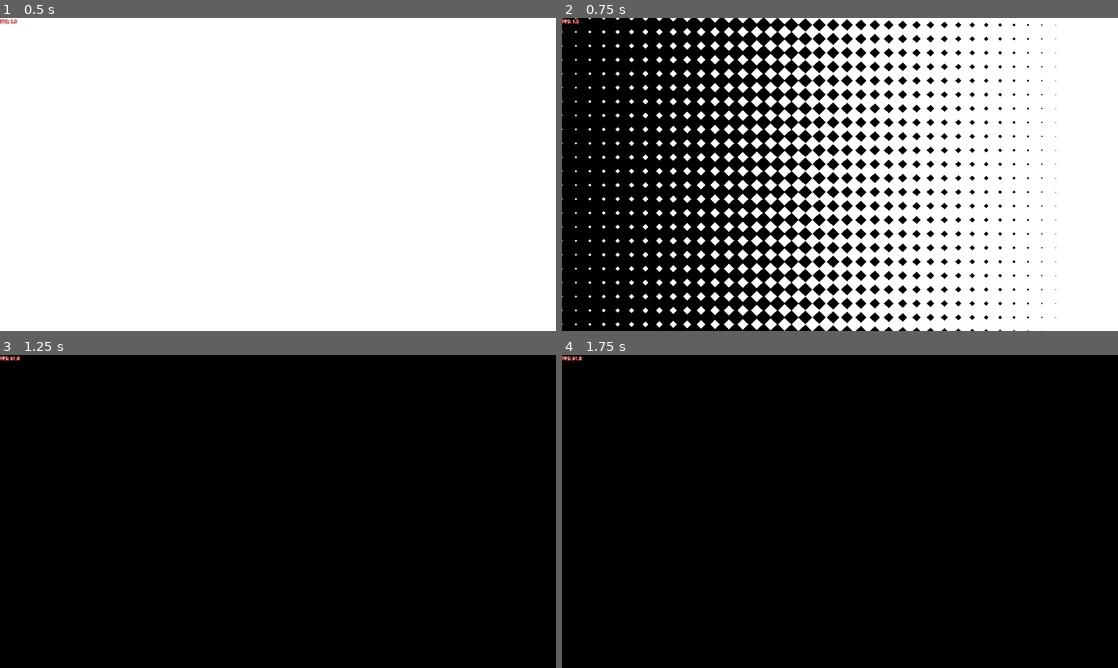
Above: before the commit, frames 1-4 (two rows, left to right).
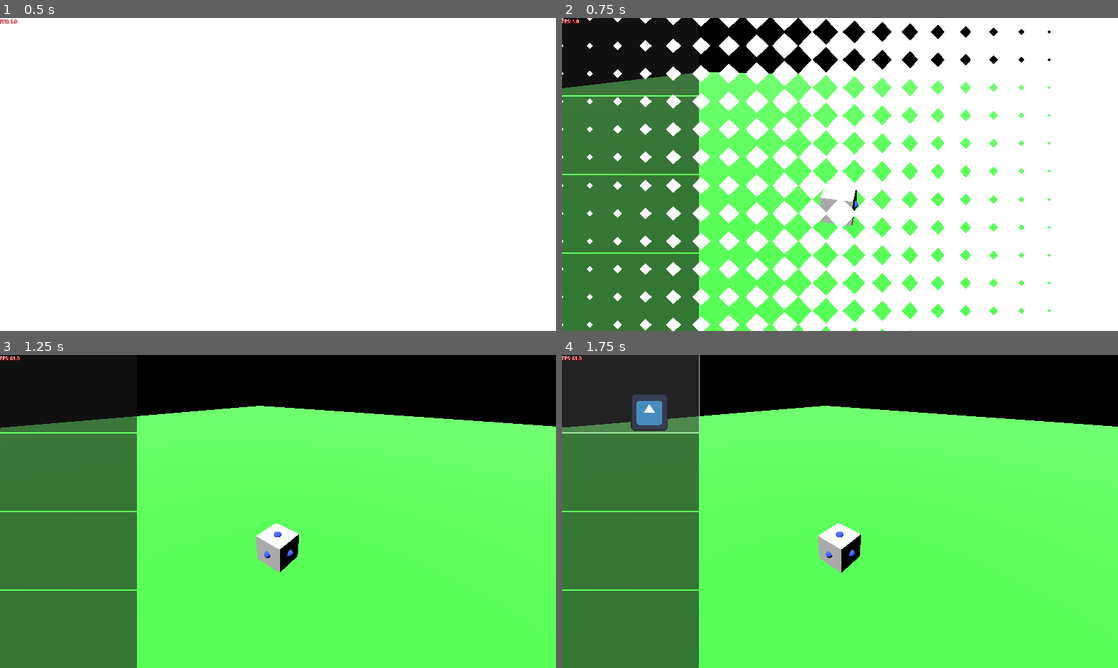
Above: after the commit, the same moments.

Repository: SuperGoon97/CAPJam2025
Game: Godot game, scene res://Scenes/Core/GameCore/game_core.tscn
The game is run twice, just before and just after one commit, with the same random seed, the same clock (stepped at 60 frames per second) and the same inputs. The engine's default icon, where the game draws it, is replaced by a stand-in: a white triangle on a blue panel in a dark square.
Inputs (mouse positions are in pixels of both pictures, inside the frame that each line leads up to):
- Up to frame 1 (0.5 s): no input
- Up to frame 2 (0.75 s): move the mouse to (962, 158) at 0.52 s; hold Right (Right, bound only after the commit) from 0.53 s (still down); click (962, 158) at 0.67 s
- Up to frame 3 (1.25 s): keep holding Right (Right, bound only after the commit)
- Up to frame 4 (1.75 s): release Right (Right, bound only after the commit) at 1.25 s; click (628, 392) at 1.27 s

Frame 1 is identical in both runs. In frame 2, 50% of the frame differs, in the area x 0-89%, y 0-100%; in frame 3, 80%; in frame 4, 85%, in the area x 0-100%, y 0-100%.

Commit message:
Build system created

Diff:
--- /dev/null
+++ b/template/Assets/Materials/floor_material.tres
@@ -0,0 +1,4 @@
+[gd_resource type="StandardMaterial3D" format=3 uid="uid://d03e7tlal2wwt"]
+
+[resource]
+albedo_color = Color(0.12827, 0.5326881, 0.12623405, 1)
--- /dev/null
+++ b/template/Assets/Materials/socket_material.tres
@@ -0,0 +1,4 @@
+[gd_resource type="StandardMaterial3D" format=3 uid="uid://dfhma43q3ius4"]
+
+[resource]
+albedo_color = Color(0.12941177, 0.20392157, 1, 1)
--- /dev/null
+++ b/template/Scenes/GameScenes/LevelScene/game_scene_3d.tscn
@@ -0,0 +1,62 @@
+[gd_scene load_steps=10 format=3 uid="uid://b84amjk0syb81"]
+
+[ext_resource type="Script" uid="uid://8x0m53kjcw14" path="res://Scripts/Scene Management/scene_base_3d.gd" id="1_gosoi"]
+[ext_resource type="Script" uid="uid://5bngowlite7i" path="res://Scripts/Scene Management/world_origin.gd" id="2_nwiwi"]
+[ext_resource type="Script" uid="uid://djivrtbh6jgne" path="res://Scripts/Class/Utility/auto_layer.gd" id="3_4ppc3"]
+[ext_resource type="Environment" uid="uid://lv771tblxdxi" path="res://Scripts/Resources/Enviroments/default_enviroment.tres" id="3_ah5qe"]
+[ext_resource type="Material" uid="uid://d03e7tlal2wwt" path="res://Assets/Materials/floor_material.tres" id="3_ln5ex"]
+[ext_resource type="Script" uid="uid://dwtfw48mq3nwf" path="res://Scripts/Game/Camera/camera_controller.gd" id="4_ot84h"]
+[ext_resource type="PackedScene" uid="uid://dq71jhoy1v8ij" path="res://Scenes/GameScenes/RocketScenes/rocket_body_test.tscn" id="6_t0qif"]
+
+[sub_resource type="PlaneMesh" id="PlaneMesh_uumfr"]
+size = Vector2(100, 100)
+
+[sub_resource type="BoxShape3D" id="BoxShape3D_ln5ex"]
+size = Vector3(100, 0.2, 100)
+
+[node name="scene_base_3d" type="Node3D"]
+script = ExtResource("1_gosoi")
+
+[node name="World Origin" type="Node3D" parent="."]
+script = ExtResource("2_nwiwi")
+
+[node name="Stage" type="Node3D" parent="World Origin"]
+
+[node name="MeshInstance3D" type="MeshInstance3D" parent="World Origin/Stage"]
+material_override = ExtResource("3_ln5ex")
+mesh = SubResource("PlaneMesh_uumfr")
+skeleton = NodePath("../../..")
+
+[node name="StaticBody3D" type="StaticBody3D" parent="World Origin/Stage/MeshInstance3D"]
+
+[node name="CollisionShape3D" type="CollisionShape3D" parent="World Origin/Stage/MeshInstance3D/StaticBody3D"]
+shape = SubResource("BoxShape3D_ln5ex")
+
+[node name="Enviroment" type="Node" parent="World Origin"]
+
+[node name="WorldEnvironment" type="WorldEnvironment" parent="World Origin/Enviroment"]
+environment = ExtResource("3_ah5qe")
+
+[node name="DirectionalLight3D" type="DirectionalLight3D" parent="World Origin/Enviroment"]
+transform = Transform3D(0.68292964, 0.69741493, -0.21730065, 0, 0.29747483, 0.9547297, 0.7304842, -0.6520132, 0.20315439, -2.8322606, 7.8815365, 4.0341644)
+light_energy = 4.0
+light_indirect_energy = 3.0
+light_angular_distance = 30.0
+
+[node name="CameraPivotPoint" type="Node3D" parent="World Origin"]
+script = ExtResource("4_ot84h")
+
+[node name="Main Camera" type="Camera3D" parent="World Origin/CameraPivotPoint" groups=["MainCamera"]]
+transform = Transform3D(1, 0, 0, 0, 0.85411406, 0.5200857, 0, -0.5200857, 0.85411406, 0, 5.2519746, 5.3387527)
+
+[node name="UpperSceneCanvas" type="CanvasLayer" parent="."]
+script = ExtResource("3_4ppc3")
+_layer = 3
+
+[node name="LowerSceneCanvas" type="CanvasLayer" parent="UpperSceneCanvas"]
+script = ExtResource("3_4ppc3")
+_layer = 4
+
+[node name="RocketBase" parent="." groups=["ShipRoot"] instance=ExtResource("6_t0qif")]
+transform = Transform3D(1, 0, 0, 0, 1, 0, 0, 0, 1, -0.014885187, 1.1631131, -0.00085929036)
+script = null
--- /dev/null
+++ b/template/Scenes/GameScenes/RocketScenes/rocket_base.tscn
@@ -0,0 +1,16 @@
+[gd_scene load_steps=4 format=3 uid="uid://vi51gqxss6t"]
+
+[ext_resource type="Script" uid="uid://g4twyce6scf3" path="res://Scripts/Game/Rocket/rocket_base.gd" id="1_dudsn"]
+
+[sub_resource type="BoxShape3D" id="BoxShape3D_kunfd"]
+
+[sub_resource type="BoxMesh" id="BoxMesh_dudsn"]
+
+[node name="RocketBase" type="RigidBody3D"]
+script = ExtResource("1_dudsn")
+
+[node name="RocketCollisionShape" type="CollisionShape3D" parent="."]
+shape = SubResource("BoxShape3D_kunfd")
+
+[node name="MeshInstance3D" type="MeshInstance3D" parent="."]
+mesh = SubResource("BoxMesh_dudsn")
--- /dev/null
+++ b/template/Scenes/GameScenes/RocketScenes/rocket_body_test.tscn
@@ -0,0 +1,24 @@
+[gd_scene load_steps=3 format=3 uid="uid://dq71jhoy1v8ij"]
+
+[ext_resource type="PackedScene" uid="uid://vi51gqxss6t" path="res://Scenes/GameScenes/RocketScenes/rocket_base.tscn" id="1_v2ct2"]
+[ext_resource type="PackedScene" uid="uid://blrbcw6akeaon" path="res://Scenes/GameScenes/RocketScenes/rocket_socket_point.tscn" id="2_xcyed"]
+
+[node name="RocketBase" instance=ExtResource("1_v2ct2")]
+
+[node name="RocketSocketPoint" parent="." index="2" instance=ExtResource("2_xcyed")]
+transform = Transform3D(1, 0, 0, 0, 1, 0, 0, 0, 1, 0, 0, 0.4955498)
+
+[node name="RocketSocketPoint2" parent="." index="3" instance=ExtResource("2_xcyed")]
+transform = Transform3D(1, 0, 0, 0, 1, 0, 0, 0, 1, 0, 0, -0.5025914)
+
+[node name="RocketSocketPoint3" parent="." index="4" instance=ExtResource("2_xcyed")]
+transform = Transform3D(1, 0, 0, 0, 1, 0, 0, 0, 1, 0, 0.50004697, 0.005548835)
+
+[node name="RocketSocketPoint4" parent="." index="5" instance=ExtResource("2_xcyed")]
+transform = Transform3D(1, 0, 0, 0, 1, 0, 0, 0, 1, 0.49544883, 0, 0.0019210577)
+
+[node name="RocketSocketPoint5" parent="." index="6" instance=ExtResource("2_xcyed")]
+transform = Transform3D(1, 0, 0, 0, 1, 0, 0, 0, 1, 0, -0.49847037, -0.004121065)
+
+[node name="RocketSocketPoint6" parent="." index="7" instance=ExtResource("2_xcyed")]
+transform = Transform3D(1, 0, 0, 0, 1, 0, 0, 0, 1, -0.504527, 0, -0.004120946)
--- /dev/null
+++ b/template/Scenes/GameScenes/RocketScenes/rocket_socket_point.tscn
@@ -0,0 +1,25 @@
+[gd_scene load_steps=5 format=3 uid="uid://blrbcw6akeaon"]
+
+[ext_resource type="Material" uid="uid://dfhma43q3ius4" path="res://Assets/Materials/socket_material.tres" id="1_3kder"]
+[ext_resource type="Script" uid="uid://cx5thw0a2tp5d" path="res://Scripts/Game/Rocket/rocket_socket_point.gd" id="1_uhce1"]
+
+[sub_resource type="SphereMesh" id="SphereMesh_xoba2"]
+material = ExtResource("1_3kder")
+radius = 0.125
+height = 0.25
+radial_segments = 8
+rings = 8
+
+[sub_resource type="SphereShape3D" id="SphereShape3D_3kder"]
+radius = 0.1248884
+
+[node name="RocketSocketPoint" type="Node3D"]
+script = ExtResource("1_uhce1")
+
+[node name="RocketSocketMesh" type="MeshInstance3D" parent="."]
+mesh = SubResource("SphereMesh_xoba2")
+
+[node name="RocketSocketArea3D" type="Area3D" parent="."]
+
+[node name="RocketSocketShape3D" type="CollisionShape3D" parent="RocketSocketArea3D"]
+shape = SubResource("SphereShape3D_3kder")
--- /dev/null
+++ b/template/Scenes/UI/Game/shop_control.tscn
@@ -0,0 +1,81 @@
+[gd_scene load_steps=3 format=3 uid="uid://b65ptox7c8pai"]
+
+[ext_resource type="Script" uid="uid://c5cdl1naw77lt" path="res://Scripts/UI/Buttons/shop_button.gd" id="1_7g370"]
+[ext_resource type="Resource" uid="uid://cpujqdhgm87q3" path="res://Scripts/Resources/GameResources/ShipResources/rocket_part_body_test.tres" id="2_8n5a4"]
+
+[node name="ShopControl" type="Control"]
+layout_mode = 3
+anchors_preset = 15
+anchor_right = 1.0
+anchor_bottom = 1.0
+grow_horizontal = 2
+grow_vertical = 2
+
+[node name="VSplitContainer" type="VBoxContainer" parent="."]
+layout_mode = 1
+anchors_preset = 15
+anchor_right = 1.0
+anchor_bottom = 1.0
+grow_horizontal = 2
+grow_vertical = 2
+
+[node name="Button1Holder" type="Control" parent="VSplitContainer"]
+layout_mode = 2
+size_flags_vertical = 3
+
+[node name="Button1" type="Button" parent="VSplitContainer/Button1Holder"]
+layout_mode = 1
+anchors_preset = 15
+anchor_right = 1.0
+anchor_bottom = 1.0
+grow_horizontal = 2
+grow_vertical = 2
+size_flags_vertical = 3
+script = ExtResource("1_7g370")
+rocket_resource = ExtResource("2_8n5a4")
+metadata/_custom_type_script = "uid://dgx1cflkdckp7"
+
+[node name="Button1Holder2" type="Control" parent="VSplitContainer"]
+layout_mode = 2
+size_flags_vertical = 3
+
+[node name="Button1" type="Button" parent="VSplitContainer/Button1Holder2"]
+layout_mode = 1
+anchors_preset = 15
+anchor_right = 1.0
+anchor_bottom = 1.0
+grow_horizontal = 2
+grow_vertical = 2
+size_flags_vertical = 3
+script = ExtResource("1_7g370")
+metadata/_custom_type_script = "uid://dgx1cflkdckp7"
+
+[node name="Button1Holder3" type="Control" parent="VSplitContainer"]
+layout_mode = 2
+size_flags_vertical = 3
+
+[node name="Button1" type="Button" parent="VSplitContainer/Button1Holder3"]
+layout_mode = 1
+anchors_preset = 15
+anchor_right = 1.0
+anchor_bottom = 1.0
+grow_horizontal = 2
+grow_vertical = 2
+size_flags_vertical = 3
+script = ExtResource("1_7g370")
+metadata/_custom_type_script = "uid://dgx1cflkdckp7"
+
+[node name="Button1Holder4" type="Control" parent="VSplitContainer"]
+layout_mode = 2
+size_flags_vertical = 3
+
+[node name="Button1" type="Button" parent="VSplitContainer/Button1Holder4"]
+layout_mode = 1
+anchors_preset = 15
+anchor_right = 1.0
+anchor_bottom = 1.0
+grow_horizontal = 2
+grow_vertical = 2
+size_flags_vertical = 3
+script = ExtResource("1_7g370")
+metadata/_custom_type_script = "uid://dgx1cflkdckp7"
--- a/template/Scenes/UI/ui_main.tscn
+++ b/template/Scenes/UI/ui_main.tscn
@@ -1,6 +1,7 @@
-[gd_scene load_steps=2 format=3 uid="uid://c76m4hlgodjv4"]
+[gd_scene load_steps=3 format=3 uid="uid://c76m4hlgodjv4"]
 
 [ext_resource type="Script" uid="uid://b33l07rn455xp" path="res://Scripts/UI/Menu/ui_main.gd" id="1_v7lif"]
+[ext_resource type="PackedScene" uid="uid://b65ptox7c8pai" path="res://Scenes/UI/Game/shop_control.tscn" id="2_pclsy"]
 
 [node name="UiMain" type="Control"]
 layout_mode = 3
@@ -20,3 +21,7 @@
 grow_horizontal = 2
 grow_vertical = 2
 mouse_filter = 2
+
+[node name="ShopControl" parent="." instance=ExtResource("2_pclsy")]
+layout_mode = 1
+offset_right = -1447.0
--- a/template/Scripts/Class/Bus/signal_bus.gd
+++ b/template/Scripts/Class/Bus/signal_bus.gd
@@ -1,2 +1,15 @@
 class_name SignalBus
 extends Node
+
+@warning_ignore("unused_signal")
+signal mouse_entered_socket(socket:RocketSocketPoint)
+@warning_ignore("unused_signal")
+signal mouse_exited_socket
+@warning_ignore("unused_signal")
+signal socket_clicked(socket:RocketSocketPoint)
+@warning_ignore("unused_signal")
+signal player_grabbed_rocket_part_from_shop(rocket_part:RocketPartResource)
+@warning_ignore("unused_signal")
+signal rocket_part_added
+@warning_ignore("unused_signal")
+signal player_right_click
--- a/template/Scripts/Class/Managers/Core/scene_manager.gd
+++ b/template/Scripts/Class/Managers/Core/scene_manager.gd
@@ -4,7 +4,7 @@
 signal scene_opened()
 signal game_ready()
 
-const DEFAULT_SCENE:PackedScene = preload("res://Scenes/BaseScene/scene_base.tscn")
+const DEFAULT_SCENE:PackedScene = preload("res://Scenes/GameScenes/LevelScene/game_scene_3d.tscn")
 var current_scene:SceneBase
 
 @onready var primary_canvas_layer_node: CanvasLayer = $PrimaryCanvasLayerNode
--- /dev/null
+++ b/template/Scripts/Class/Managers/Sub Managers/build_manager.gd
@@ -0,0 +1,52 @@
+class_name BuildManager extends ManagerBase
+
+@export var starting_score:int = 10000
+
+var _hovered_socket:RocketSocketPoint
+var _player_held_rocket_bit:RocketPartResource
+
+
+var max_score:int:
+	set(value):
+		current_score += value - max_score
+		max_score = value
+
+var current_score:int
+
+func _game_ready():
+	GVar.signal_bus.mouse_entered_socket.connect(mouse_over_socket)
+	GVar.signal_bus.mouse_exited_socket.connect(mouse_exit_socket)
+	GVar.signal_bus.socket_clicked.connect(socket_clicked)
+	GVar.signal_bus.player_grabbed_rocket_part_from_shop.connect(set_player_held_rocket_bit)
+	GVar.signal_bus.rocket_part_added.connect(set_player_held_rocket_bit.bind(null))
+	GVar.signal_bus.player_right_click.connect(right_click_handler)
+	max_score += starting_score
+	pass
+
+
+func mouse_over_socket(socket:RocketSocketPoint):
+	_hovered_socket = socket
+	pass
+
+func mouse_exit_socket():
+	_hovered_socket = null
+	pass
+
+func socket_clicked(socket:RocketSocketPoint):
+	if _player_held_rocket_bit:
+		var scene_path:String = _player_held_rocket_bit.scene_path_string
+		var scene:PackedScene = load(scene_path)
+		var new_rocket_part:RocketBase = scene.instantiate()
+		var socket_parent:RigidBody3D = socket.get_parent()
+		socket_parent.add_child(new_rocket_part)
+		new_rocket_part.owner = get_tree().get_first_node_in_group("ShipRoot")
+		new_rocket_part.setup(socket_parent,socket)
+		GVar.signal_bus.rocket_part_added.emit()
+
+func right_click_handler():
+	if _player_held_rocket_bit:
+		current_score += _player_held_rocket_bit.cost
+		set_player_held_rocket_bit(null)
+
+func set_player_held_rocket_bit(rocket_bit:RocketPartResource):
+	_player_held_rocket_bit = rocket_bit
--- a/template/Scripts/Class/Managers/Sub Managers/game_manager.gd
+++ b/template/Scripts/Class/Managers/Sub Managers/game_manager.gd
@@ -3,7 +3,7 @@
 
 signal all_managers_ready()
 
-var managers_to_load:Array[GVar.SUB_MANAGERS] = [GVar.SUB_MANAGERS.UI_MANAGER,GVar.SUB_MANAGERS.INPUT_MANAGER,]
+var managers_to_load:Array[GVar.SUB_MANAGERS] = [GVar.SUB_MANAGERS.UI_MANAGER,GVar.SUB_MANAGERS.INPUT_MANAGER,GVar.SUB_MANAGERS.BUILD_MANAGER]
 var manager_dict:Dictionary[GVar.SUB_MANAGERS,ManagerBase]
 var managers_ready_state_dict:Dictionary
 
@@ -22,9 +22,11 @@
 
 func _ready() -> void:
 	create_sub_managers()
+	GVar.set("game_manager",self)
+	GVar.set("signal_bus",signal_bus)
+	GVar.set("ui_manager",manager_dict[GVar.SUB_MANAGERS.UI_MANAGER])
+	GVar.set("build_manager",manager_dict[GVar.SUB_MANAGERS.BUILD_MANAGER])
 	await all_managers_ready
-	GVar.set("active_game_manager",self)
-	GVar.set("active_signal_bus",signal_bus)
 	super()
 
 func create_sub_managers():
--- a/template/Scripts/Class/Managers/Sub Managers/input_manager.gd
+++ b/template/Scripts/Class/Managers/Sub Managers/input_manager.gd
@@ -3,3 +3,7 @@
 
 func _game_ready():
 	pass
+
+func _input(event: InputEvent) -> void:
+	if event is InputEventMouseButton and event.is_pressed() and event.button_index == MOUSE_BUTTON_RIGHT:
+		GVar.signal_bus.player_right_click.emit()
--- a/template/Scripts/Class/Managers/Sub Managers/ui_manager.gd
+++ b/template/Scripts/Class/Managers/Sub Managers/ui_manager.gd
@@ -14,10 +14,7 @@
 	super()
 
 func _game_ready():
-	signal_bus = GVar.get("active_signal_bus")
-	signal_bus.roll_requested.connect(ui_main.can_roll)
-	signal_bus.score_changed.connect(ui_main.update_score)
-	signal_bus.score_required_changed.connect(ui_main.update_score_required)
+	signal_bus = GVar.get("signal_bus")
 	pass
 
 func create_ui_main():
@@ -27,6 +24,6 @@
 
 func create_canvas_layer():
 	canvas_layer = CanvasLayer.new()
-	canvas_layer.layer = 4096
+	canvas_layer.layer = GVar.LAYERS.LOWER
 	call_deferred("add_child", canvas_layer)
 	await canvas_layer.ready
--- /dev/null
+++ b/template/Scripts/Game/Camera/camera_controller.gd
@@ -0,0 +1,12 @@
+class_name CameraController extends Node3D
+
+@export var rotation_speed:float = 1.0
+
+func _physics_process(delta: float) -> void:
+	var x_direction:float = Input.get_axis("Left","Right")
+	var y_direction:float = Input.get_axis("Down","Up")
+
+	if x_direction != 0:
+		rotate(Vector3(0.0,1.0,0.0),rotation_speed * delta * x_direction)
+	if y_direction != 0:
+		position.y = clampf(position.y + (y_direction * delta),0.0,INF)
--- /dev/null
+++ b/template/Scripts/Game/Rocket/rocket_base.gd
@@ -0,0 +1,23 @@
+class_name RocketBase extends RigidBody3D
+
+var _parent:RigidBody3D = null
+var _attached_socket:RocketSocketPoint
+
+@onready var rocket_collision_shape: CollisionShape3D = $RocketCollisionShape
+
+func _ready() -> void:
+	gravity_scale = 0.0
+
+func setup(new_parent:RigidBody3D,new_attached_socket:RocketSocketPoint):
+	_parent = new_parent
+	_attached_socket = new_attached_socket
+	var direction_vec:Vector3 = Vector3(_attached_socket.global_position - _parent.global_position).normalized().round()
+	var half_rocket_bounds:Vector3 = rocket_collision_shape.shape.size
+	var position_mod = direction_vec * half_rocket_bounds
+	global_position = _parent.global_position + position_mod
+
+	var new_joint:PinJoint3D = PinJoint3D.new()
+	add_child(new_joint)
+	new_joint.global_position = _attached_socket.global_position
+	new_joint.node_a = self.get_path()
+	new_joint.node_b = _parent.get_path()
--- /dev/null
+++ b/template/Scripts/Game/Rocket/rocket_socket_point.gd
@@ -0,0 +1,34 @@
+class_name RocketSocketPoint extends Node3D
+
+@onready var rocket_socket_area_3d: Area3D = $RocketSocketArea3D
+
+func _ready() -> void:
+	rocket_socket_area_3d.mouse_entered.connect(_on_mouse_entered_area)
+	rocket_socket_area_3d.mouse_exited.connect(_on_mouse_exited_area)
+	rocket_socket_area_3d.input_event.connect(_input_event)
+
+func _on_mouse_entered_area():
+	GVar.signal_bus.mouse_entered_socket.emit(self)
+
+func _on_mouse_exited_area():
+	GVar.signal_bus.mouse_exited_socket.emit()
+
+func _input_event(_camera:Node,event:InputEvent,_event_position:Vector3,_normal:Vector3,_shape_idx:int):
+	if event is InputEventMouseButton and event.is_pressed() and event.button_index == MOUSE_BUTTON_LEFT:
+		GVar.signal_bus.socket_clicked.emit(self)
+	pass
+
+func set_socket_enabled(state:bool):
+	if state == true:
+		visible = true
+		if !rocket_socket_area_3d.mouse_entered.is_connected(_on_mouse_entered_area):
+			rocket_socket_area_3d.mouse_entered.connect(_on_mouse_entered_area)
+			rocket_socket_area_3d.mouse_exited.connect(_on_mouse_exited_area)
+			rocket_socket_area_3d.input_event.connect(_input_event)
+	else:
+		visible = false
+		if rocket_socket_area_3d.mouse_entered.is_connected(_on_mouse_entered_area):
+			rocket_socket_area_3d.mouse_entered.disconnect(_on_mouse_entered_area)
+			rocket_socket_area_3d.mouse_exited.disconnect(_on_mouse_exited_area)
+			rocket_socket_area_3d.input_event.disconnect(_input_event)
+	pass
--- a/template/Scripts/Globals/g_var.gd
+++ b/template/Scripts/Globals/g_var.gd
@@ -3,6 +3,7 @@
 enum SUB_MANAGERS {
 	UI_MANAGER,
 	INPUT_MANAGER,
+	BUILD_MANAGER,
 }
 
 ## Layer enums for quick layer selection
@@ -22,6 +23,7 @@
 static var sub_manager_dict : Dictionary = {
 	SUB_MANAGERS.UI_MANAGER:UIManager,
 	SUB_MANAGERS.INPUT_MANAGER:InputManager,
+	SUB_MANAGERS.BUILD_MANAGER:BuildManager,
 }
 
 ## int assosciated with the Layer
@@ -62,6 +64,18 @@
 	set(value):
 		signal_bus = value
 
+var ui_manager:UIManager:
+	get:
+		return ui_manager
+	set(value):
+		ui_manager = value
+
+var build_manager:BuildManager:
+	get:
+		return build_manager
+	set(value):
+		build_manager = value
+
 var main_viewport:MainViewport:
 	get:
 		return main_viewport
--- /dev/null
+++ b/template/Scripts/Resources/Enviroments/default_enviroment.tres
@@ -0,0 +1,9 @@
+[gd_resource type="Environment" load_steps=2 format=3 uid="uid://lv771tblxdxi"]
+
+[sub_resource type="Sky" id="Sky_iwgc2"]
+
+[resource]
+background_mode = 2
+sky = SubResource("Sky_iwgc2")
+ambient_light_source = 3
+ambient_light_color = Color(0.61841446, 0.9090172, 0.9843164, 1)
--- /dev/null
+++ b/template/Scripts/Resources/GameResources/ShipResources/rocket_part_body_test.tres
@@ -0,0 +1,11 @@
+[gd_resource type="Resource" script_class="ShipPartResource" load_steps=3 format=3 uid="uid://cpujqdhgm87q3"]
+
+[ext_resource type="Texture2D" uid="uid://dfyxl620sdqqm" path="res://Assets/Sprites/icon.svg" id="1_hkdpw"]
+[ext_resource type="Script" uid="uid://b4ynbiek7cbdq" path="res://Scripts/Resources/GameResources/ShipResources/rocket_part_resource.gd" id="1_wrjdc"]
+
+[resource]
+script = ExtResource("1_wrjdc")
+scene_path_string = "res://Scenes/GameScenes/RocketScenes/rocket_body_test.tscn"
+icon = ExtResource("1_hkdpw")
+cost = 100
+metadata/_custom_type_script = "uid://b4ynbiek7cbdq"
--- /dev/null
+++ b/template/Scripts/Resources/GameResources/ShipResources/rocket_part_resource.gd
@@ -0,0 +1,5 @@
+class_name RocketPartResource extends Resource
+
+@export var scene_path_string:String = "null"
+@export var icon:CompressedTexture2D = null
+@export var cost:int = 0
--- a/template/Scripts/UI/Buttons/Master/button_base.gd
+++ b/template/Scripts/UI/Buttons/Master/button_base.gd
@@ -1,4 +1,4 @@
-class_name ButtonParent extends Button
+class_name ButtonBase extends Button
 
 # @export var button_sound:AudioStreamMP3 = preload("uid://dyl6khb4vxuhn")
 
@@ -6,9 +6,15 @@
 var bus = &"SFX"
 
 func _ready() -> void:
+	mouse_exited.connect(_on_mouse_exit)
 	sound_array = []
 	pass
 
 func _pressed() -> void:
+	if sound_array.size() == 0: return
 	GSound.play_sound_main_camera(sound_array.pick_random(),bus)
 	pass
+
+func _on_mouse_exit():
+	release_focus()
+	pass
--- /dev/null
+++ b/template/Scripts/UI/Buttons/shop_button.gd
@@ -0,0 +1,10 @@
+class_name ShopButton extends ButtonBase
+
+@export var rocket_resource:RocketPartResource
+
+func _pressed() -> void:
+	super()
+	if GVar.build_manager.current_score >= rocket_resource.cost:
+		GVar.build_manager.current_score -= rocket_resource.cost
+		GVar.ui_manager.ui_main.add_child(MouseFollowingTextureRect.new(rocket_resource.icon))
+		GVar.signal_bus.player_grabbed_rocket_part_from_shop.emit(rocket_resource)
--- /dev/null
+++ b/template/Scripts/UI/Utility/mouse_following_texture_rect.gd
@@ -0,0 +1,13 @@
+class_name MouseFollowingTextureRect extends TextureRect
+
+func _init(_texture:CompressedTexture2D):
+	mouse_filter = Control.MOUSE_FILTER_IGNORE
+	texture = _texture
+	GVar.signal_bus.rocket_part_added.connect(_destroy)
+	GVar.signal_bus.player_right_click.connect(_destroy)
+
+func _physics_process(_delta: float) -> void:
+	global_position = get_global_mouse_position()
+
+func _destroy():
+	call_deferred("queue_free")
--- a/template/project.godot
+++ b/template/project.godot
@@ -40,12 +40,37 @@
 
 "UI Manager"=""
 MainCamera=""
+ShipRoot=""
 
 [input]
 
 Roll={
 "deadzone": 0.2,
 "events": [Object(InputEventKey,"resource_local_to_scene":false,"resource_name":"","device":-1,"window_id":0,"alt_press …(191 unchanged characters)…
+]
+}
+Up={
+"deadzone": 0.2,
+"events": [Object(InputEventKey,"resource_local_to_scene":false,"resource_name":"","device":-1,"window_id":0,"alt_pressed":false,"shift_pressed":false,"ctrl_pressed":false,"meta_pressed":false,"pressed":false,"keycode":0,"physical_keycode":4194320,"key_label":0,"unicode":0,"location":0,"echo":false,"script":null)
+, Object(InputEventKey,"resource_local_to_scene":false,"resource_name":"","device":-1,"window_id":0,"alt_pressed":false,"shift_pressed":false,"ctrl_pressed":false,"meta_pressed":false,"pressed":false,"keycode":0,"physical_keycode":87,"key_label":0,"unicode":119,"location":0,"echo":false,"script":null)
+]
+}
+Down={
+"deadzone": 0.2,
+"events": [Object(InputEventKey,"resource_local_to_scene":false,"resource_name":"","device":-1,"window_id":0,"alt_pressed":false,"shift_pressed":false,"ctrl_pressed":false,"meta_pressed":false,"pressed":false,"keycode":0,"physical_keycode":4194322,"key_label":0,"unicode":0,"location":0,"echo":false,"script":null)
+, Object(InputEventKey,"resource_local_to_scene":false,"resource_name":"","device":-1,"window_id":0,"alt_pressed":false,"shift_pressed":false,"ctrl_pressed":false,"meta_pressed":false,"pressed":false,"keycode":0,"physical_keycode":83,"key_label":0,"unicode":115,"location":0,"echo":false,"script":null)
+]
+}
+Left={
+"deadzone": 0.2,
+"events": [Object(InputEventKey,"resource_local_to_scene":false,"resource_name":"","device":-1,"window_id":0,"alt_pressed":false,"shift_pressed":false,"ctrl_pressed":false,"meta_pressed":false,"pressed":false,"keycode":0,"physical_keycode":65,"key_label":0,"unicode":97,"location":0,"echo":false,"script":null)
+, Object(InputEventKey,"resource_local_to_scene":false,"resource_name":"","device":-1,"window_id":0,"alt_pressed":false,"shift_pressed":false,"ctrl_pressed":false,"meta_pressed":false,"pressed":false,"keycode":0,"physical_keycode":4194319,"key_label":0,"unicode":0,"location":0,"echo":false,"script":null)
+]
+}
+Right={
+"deadzone": 0.2,
+"events": [Object(InputEventKey,"resource_local_to_scene":false,"resource_name":"","device":-1,"window_id":0,"alt_pressed":false,"shift_pressed":false,"ctrl_pressed":false,"meta_pressed":false,"pressed":false,"keycode":0,"physical_keycode":4194321,"key_label":0,"unicode":0,"location":0,"echo":false,"script":null)
+, Object(InputEventKey,"resource_local_to_scene":false,"resource_name":"","device":-1,"window_id":0,"alt_pressed":false,"shift_pressed":false,"ctrl_pressed":false,"meta_pressed":false,"pressed":false,"keycode":0,"physical_keycode":68,"key_label":0,"unicode":100,"location":0,"echo":false,"script":null)
 ]
 }
 
Not shown, added: template/Scripts/Class/Managers/Sub Managers/build_manager.gd.uid
Not shown, added: template/Scripts/Game/Camera/camera_controller.gd.uid
Not shown, added: template/Scripts/Game/Rocket/rocket_base.gd.uid
Not shown, added: template/Scripts/Game/Rocket/rocket_socket_point.gd.uid
Not shown, added: template/Scripts/Resources/GameResources/ShipResources/rocket_part_resource.gd.uid
Not shown, added: template/Scripts/UI/Buttons/shop_button.gd.uid
Not shown, added: template/Scripts/UI/Utility/mouse_following_texture_rect.gd.uid
